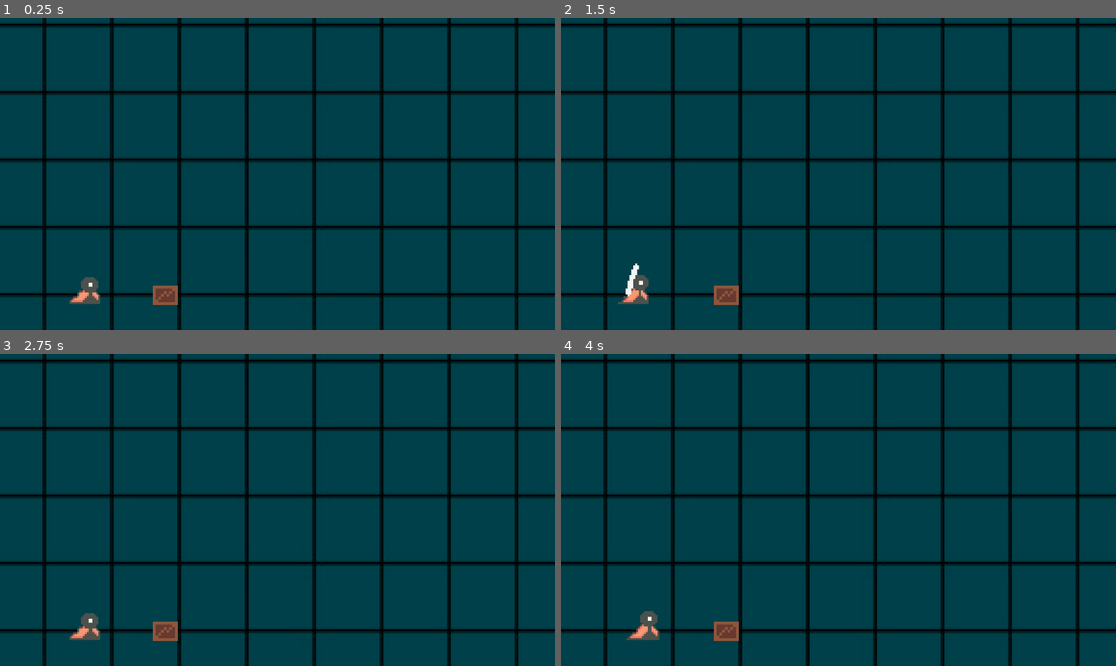
Above: before the commit, frames 1-4 (two rows, left to right).
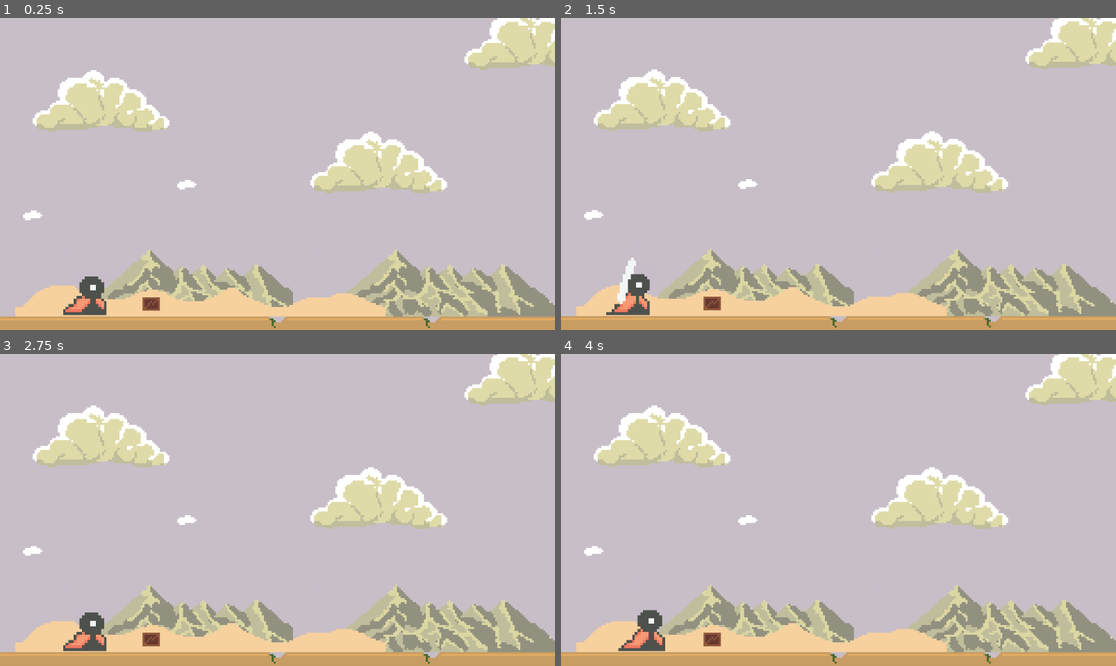
Above: after the commit, the same moments.

Repository: adisagar2003/Rton
Game: Godot game, scene res://Scenes/main.tscn
Two runs of this game, one before a commit and one after it. Both use one fixed random seed, a clock stepped at 60 frames per second and the inputs below. Before the commit the project starts from res://Scenes/BP_Level.tscn.
Inputs:
- Up to frame 1 (0.25 s): no input
- Up to frame 2 (1.5 s): tap Enter at 0.5 s; tap Z (Attack) at 0.6, 1.35 s
- Up to frame 3 (2.75 s): tap Z (Attack) at 2.1 s
- Up to frame 4 (4 s): tap Z (Attack) at 2.85, 3.6 s

The runs differ from the first frame. In frame 1, 100% of the frame differs, in the area x 0-100%, y 0-100%; in frame 2, 100%; in frame 3, 100%; in frame 4, 100%.

Commit message:
Added sounds to prototype

Diff:
--- a/Scenes/Hero.tscn
+++ b/Scenes/Hero.tscn
@@ -1,13 +1,18 @@
-[gd_scene load_steps=23 format=3 uid="uid://be6pj31ue5jaa"]
+[gd_scene load_steps=26 format=3 uid="uid://be6pj31ue5jaa"]
 
 [ext_resource type="Texture2D" uid="uid://b3ok43d1spuue" path="res://Assets/Hero/Smallsword attack.png" id="1_a5wob"]
 [ext_resource type="Texture2D" uid="uid://bxoqtq4lxjbfj" path="res://Assets/Hero/run.png" id="2_s0gsm"]
+[ext_resource type="AudioStream" uid="uid://b7qs061iyfjo1" path="res://Assets/SoundFX/Animal and caracters/characters/actions and reactions interactions/walk/walk 3 slow.wav" id="3_duakt"]
+[ext_resource type="AudioStream" uid="uid://wdtn58sw4h4w" path="res://Assets/SoundFX/Animal and caracters/characters/actions and reactions interactions/jump.wav" id="4_bko8j"]
+[ext_resource type="AudioStream" uid="uid://cmgi474prgv5q" path="res://Assets/SoundFX/Animal and caracters/characters/actions and reactions interactions/attack/hit 3 strong attack.wav" id="5_tfbui"]
 
 [sub_resource type="GDScript" id="GDScript_kkry4"]
 resource_name = "Hero"
 script/source = "extends CharacterBody2D
 
-
+@onready var playerWalkingAudioStream = $AudioStreamPlayer_Walking;
+@onready var playerJumpingAudioStream = $AudioStreamPlayer_Jumping;
+@onready var playerAttackAudioStream = $AudioStreamPlayer_Attack;
 @export var SPEED = 300.0
 const JUMP_VELOCITY = -400.0
 
@@ -26,11 +31,17 @@
 	# Handle jump.
 	if Input.is_action_just_pressed(\"ui_accept\") and is_on_floor():
 		velocity.y = JUMP_VELOCITY
+		# Play jump sound
+		playerJumpingAudioStream.play();
 	# Get the input direction and handle the movement/deceleration.
 	# As good practice, you should replace UI actions with custom gameplay actions.
 	var direction := Input.get_axis(\"ui_left\", \"ui_right\")
 	if direction:
 		velocity.x = direction * SPEED
+		if is_on_floor():
+			if !playerWalkingAudioStream.playing:
+				playerWalkingAudioStream.play();
+
 	else:
 		velocity.x = move_toward(velocity.x, 0, SPEED);
 
@@ -84,7 +95,9 @@
 func HandleAttack():
 	#Start Attack timer to stop the state
 	$Attack/AttackCooldown.start();
-
+	#Start Attack sound
+	if !playerAttackAudioStream.playing:
+		playerAttackAudioStream.play();
 	# Start Animation player for hitbox of sword
 
 
@@ -286,5 +299,17 @@
 offset = Vector2(100, -54.08)
 zoom = Vector2(4, 4)
 
+[node name="AudioStreamPlayer_Walking" type="AudioStreamPlayer2D" parent="."]
+stream = ExtResource("3_duakt")
+bus = &"SFX"
+
+[node name="AudioStreamPlayer_Jumping" type="AudioStreamPlayer2D" parent="."]
+stream = ExtResource("4_bko8j")
+bus = &"SFX"
+
+[node name="AudioStreamPlayer_Attack" type="AudioStreamPlayer2D" parent="."]
+stream = ExtResource("5_tfbui")
+bus = &"SFX"
+
 [connection signal="body_entered" from="AnimSprite/HitBox" to="." method="_on_hit_box_body_entered"]
 [connection signal="timeout" from="Attack/AttackCooldown" to="." method="_on_attack_cooldown_timeout"]
--- /dev/null
+++ b/default_bus_layout.tres
@@ -0,0 +1,16 @@
+[gd_resource type="AudioBusLayout" format=3 uid="uid://nbgc5bsfrk68"]
+
+[resource]
+bus/0/volume_db = 0.0694828
+bus/1/name = &"Music"
+bus/1/solo = false
+bus/1/mute = false
+bus/1/bypass_fx = false
+bus/1/volume_db = -26.6051
+bus/1/send = &"Master"
+bus/2/name = &"SFX"
+bus/2/solo = false
+bus/2/mute = false
+bus/2/bypass_fx = false
+bus/2/volume_db = -14.056
+bus/2/send = &"Master"
--- a/project.godot
+++ b/project.godot
@@ -11,7 +11,7 @@
 [application]
 
 config/name="BasicPractice1"
-run/main_scene="res://Scenes/BP_Level.tscn"
+run/main_scene="res://Scenes/main.tscn"
 config/features=PackedStringArray("4.3", "GL Compatibility")
 config/icon="res://icon.svg"
 
